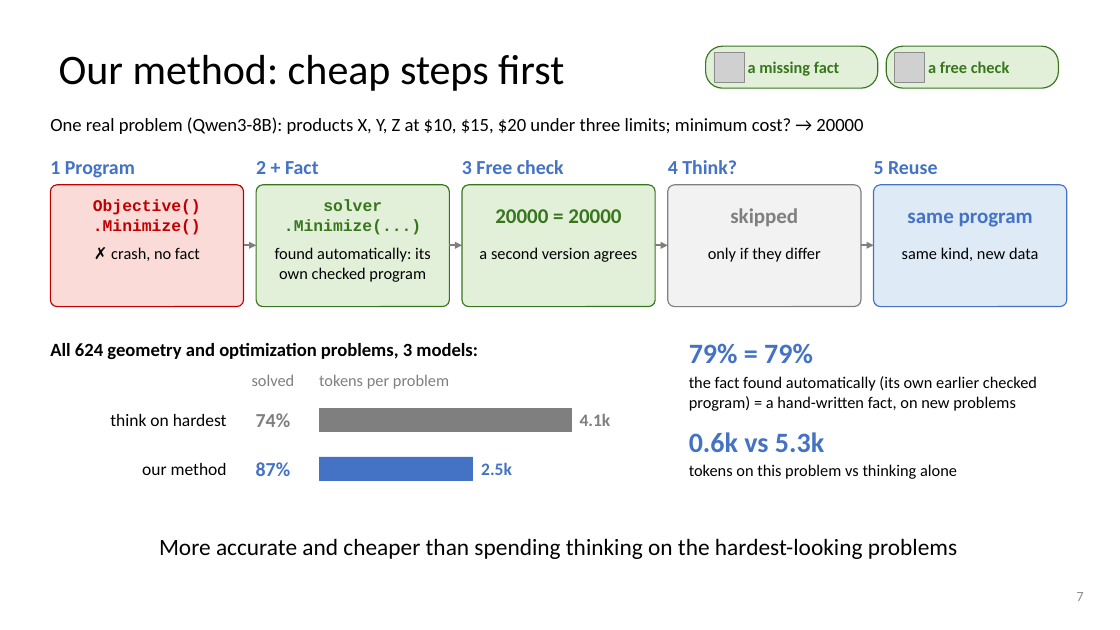
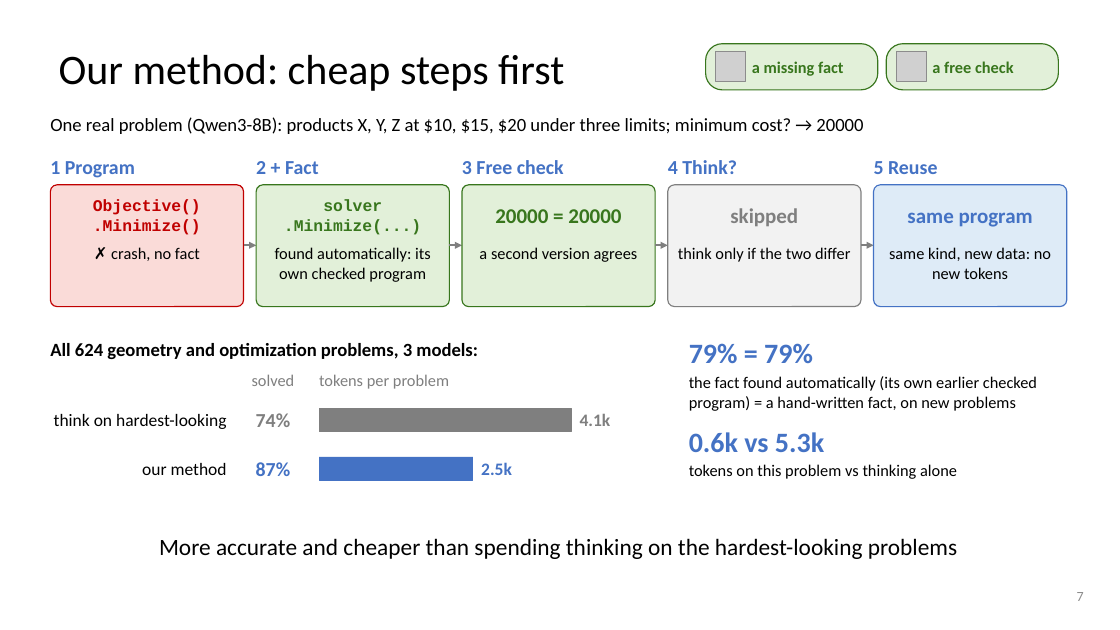
Before and after one commit to dlwns147/CSED490E_Project_Team5, a slide deck: slide 7 of PROPOSAL_slides.pptx. Drawn at 1120x630 pixels with LibreOffice and Linux fonts; fonts in the diff are those of the drawing; grey boxes stand for pictures. Boxes give left, top, right and bottom in pixels: in the first picture for what was removed or moved away, otherwise in the second. Text is boxed around its words. In the diff, an @@ line names an element or a change of style, - is before the commit and + after.

```diff
--- a/PROPOSAL_slides.pptx
+++ b/PROPOSAL_slides.pptx
@@ rounded rectangle at [706, 44, 878, 90]: proportions changed @@
@@ text "a missing fact": place and size @@
-text "a missing fact" at [748, 61, 839, 76]
+text "a missing fact" at [752, 61, 843, 76]
@@ rounded rectangle at [886, 44, 1059, 90]: proportions changed @@
@@ text "a free check": place and size @@
-text "a free check" at [928, 61, 1010, 73]
+text "a free check" at [932, 61, 1014, 73]
@@ text at [678, 247, 850, 262]: text changed @@
-only if they differ
+think only if the two differ
@@ text at [889, 247, 1051, 279]: text changed @@
-same kind, new data
+same kind, new data: no new tokens
@@ text at [54, 414, 226, 429]: text changed @@
-think on hardest
+think on hardest-looking
```
Also in this commit, not shown: 6 other slides changed, 3 other files.
